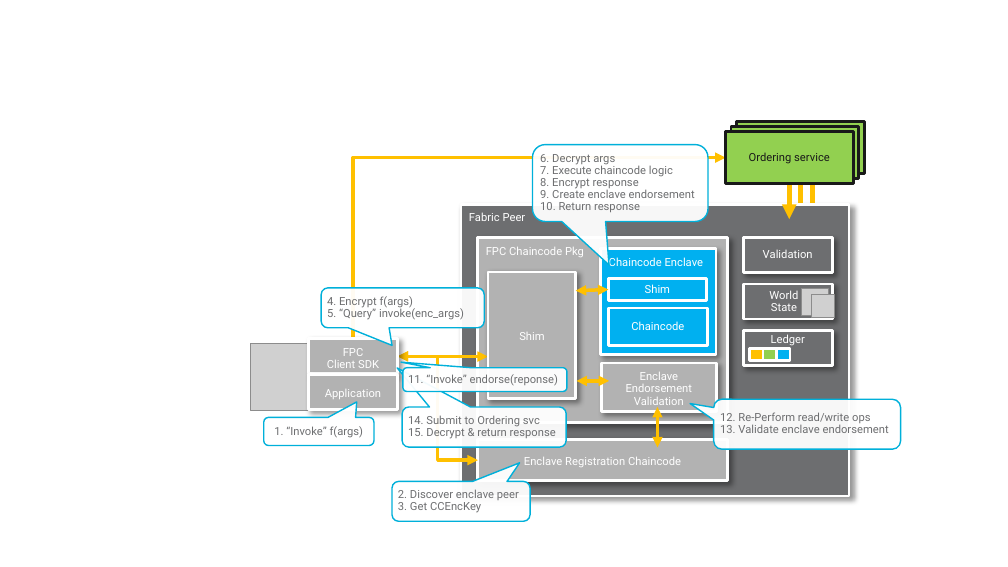
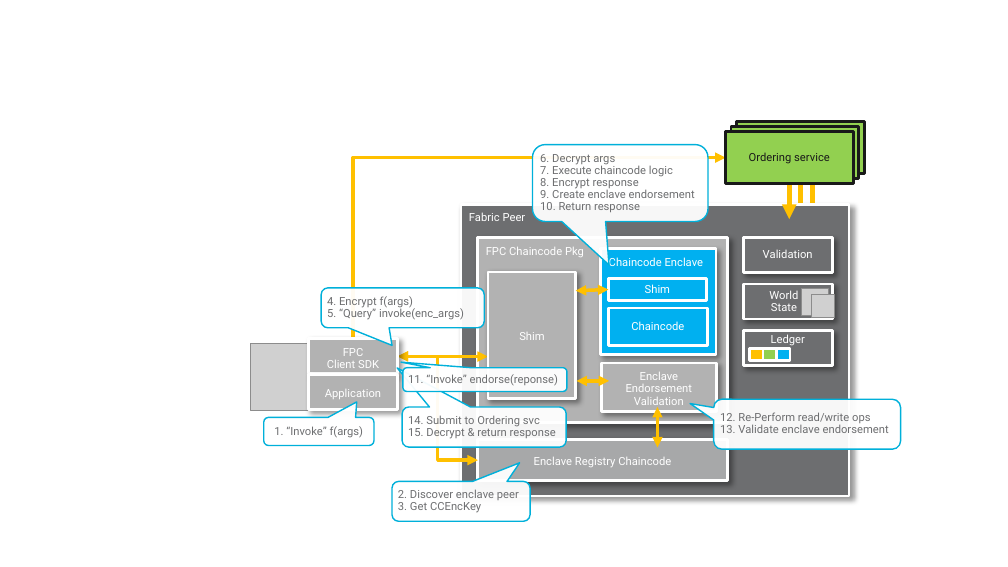
Before and after one commit to hyperledger/fabric-rfcs, a slide deck: slide 4 of images/fpc/high-level/hl-diagrams.pptx. Drawn at 1008x567 pixels with LibreOffice and Linux fonts; fonts in the diff are those of the drawing; grey boxes stand for pictures. Boxes give left, top, right and bottom in pixels: in the first picture for what was removed or moved away, otherwise in the second. Text is boxed around its words. In the diff, an @@ line names an element or a change of style, - is before the commit and + after.

```diff
--- a/images/fpc/high-level/hl-diagrams.pptx
+++ b/images/fpc/high-level/hl-diagrams.pptx
@@ rectangle "Enclave Registry Chaincode" at (x1=478, y1=439, x2=727, y2=480): fill #B2B2B2 to #A7A8A9 @@
@@ text in rectangle at (x1=534, y1=457, x2=671, y2=467): text changed @@
-Enclave Registration Chaincode
+Enclave Registry Chaincode
```
Also in this commit, not shown: 3 other slides changed, 5 other files.
